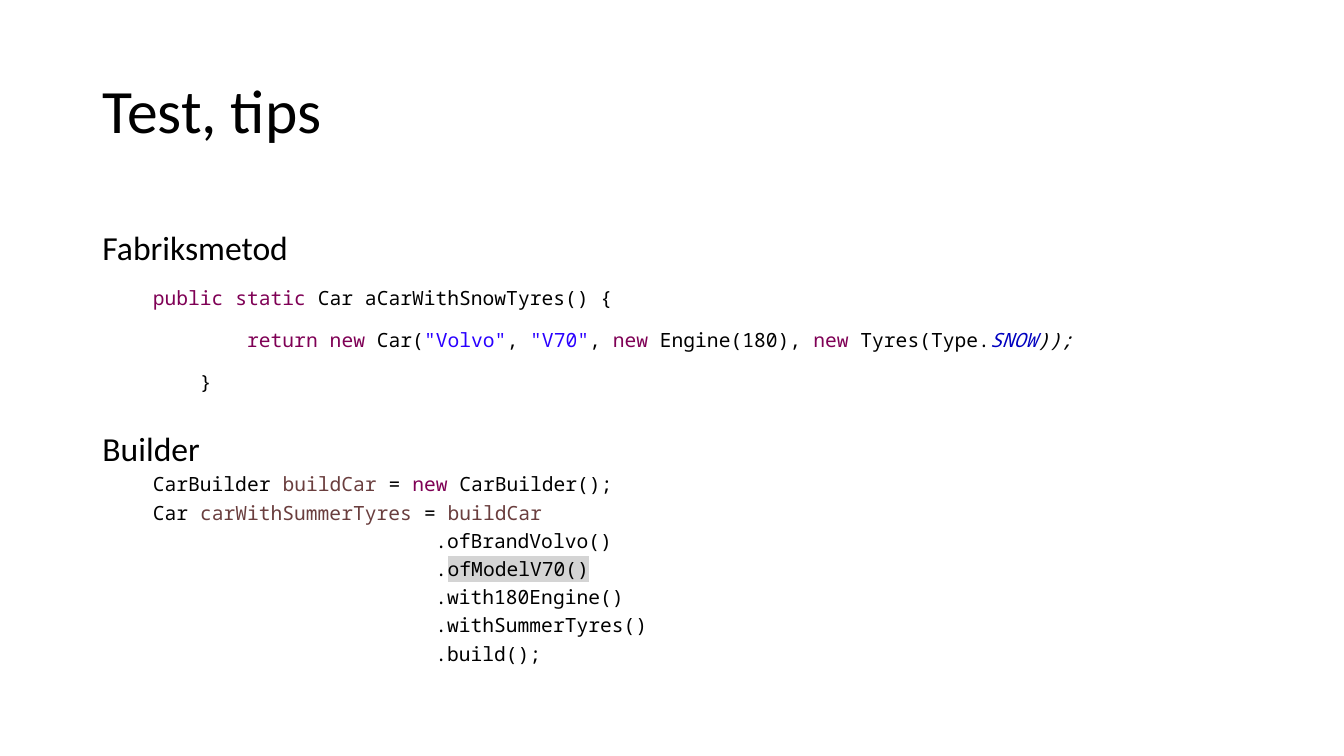
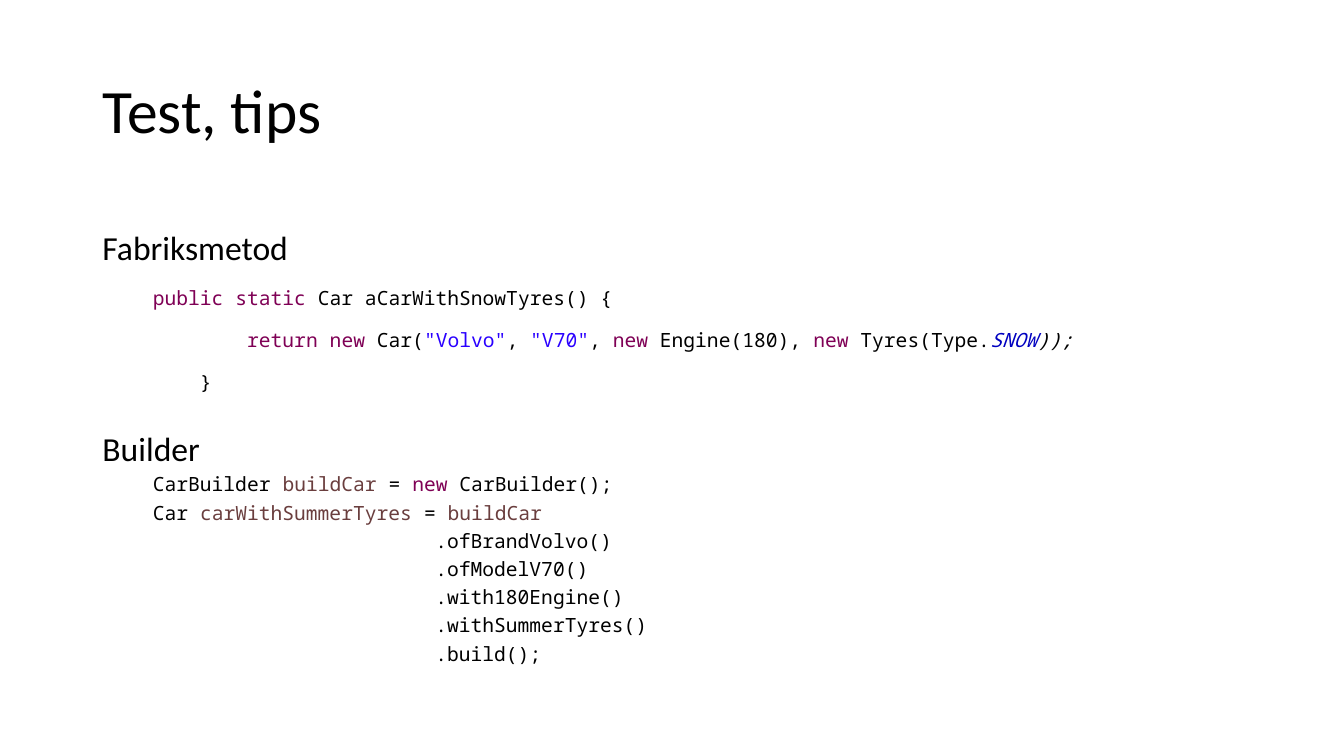
Before and after one commit to aludkiewicz/kodarskolan, a slide deck: slide 19 of Kodarskolan.pptx (slide 18 before the commit). Drawn at 1344x756 pixels with LibreOffice and Linux fonts; fonts in the diff are those of the drawing. Boxes give left, top, right and bottom in pixels: in the first picture for what was removed or moved away, otherwise in the second. Text is boxed around its words. In the diff, an @@ line names an element or a change of style, - is before the commit and + after.

```diff
--- a/Kodarskolan.pptx
+++ b/Kodarskolan.pptx
@@ text at (435,561,588,579): highlight #D4D4D4 to none in ".ofModelV70()" @@
```
Also in this commit, not shown: 7 other slides changed, 10 slides added, 2 slides removed, 1 other file.
